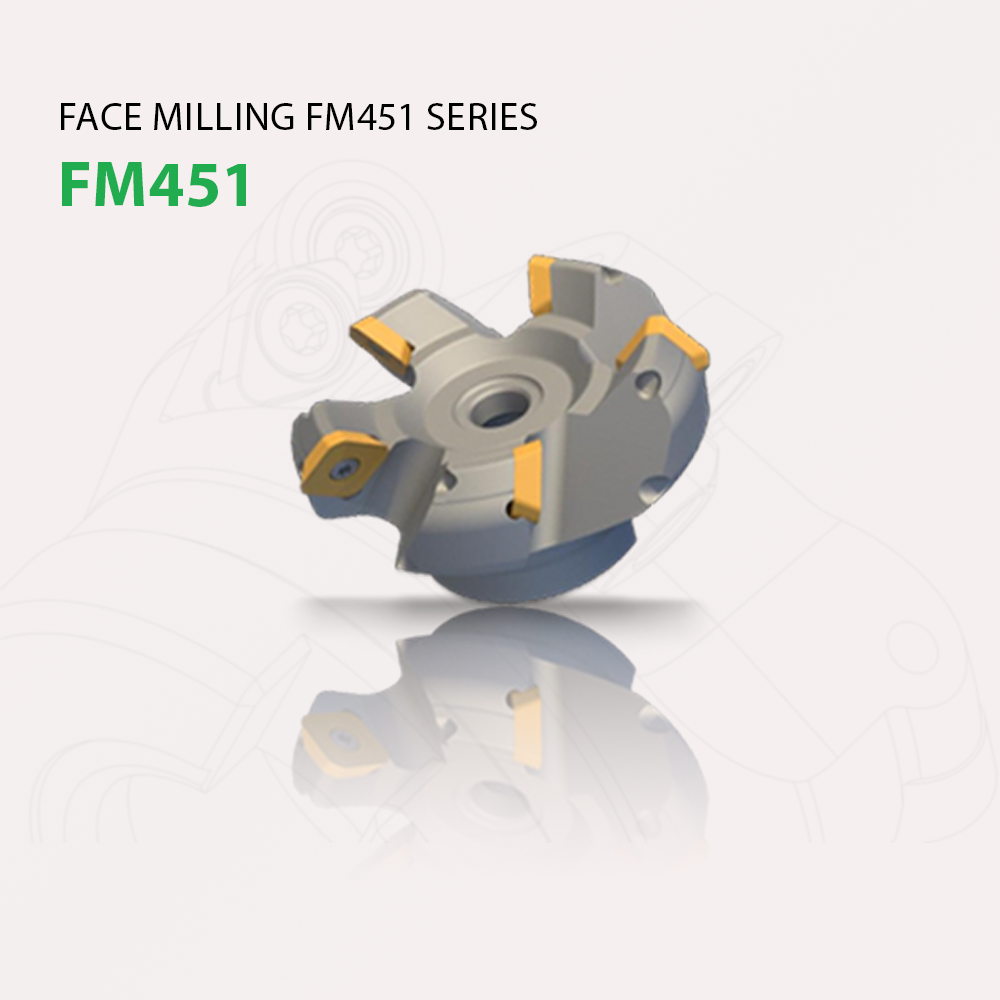
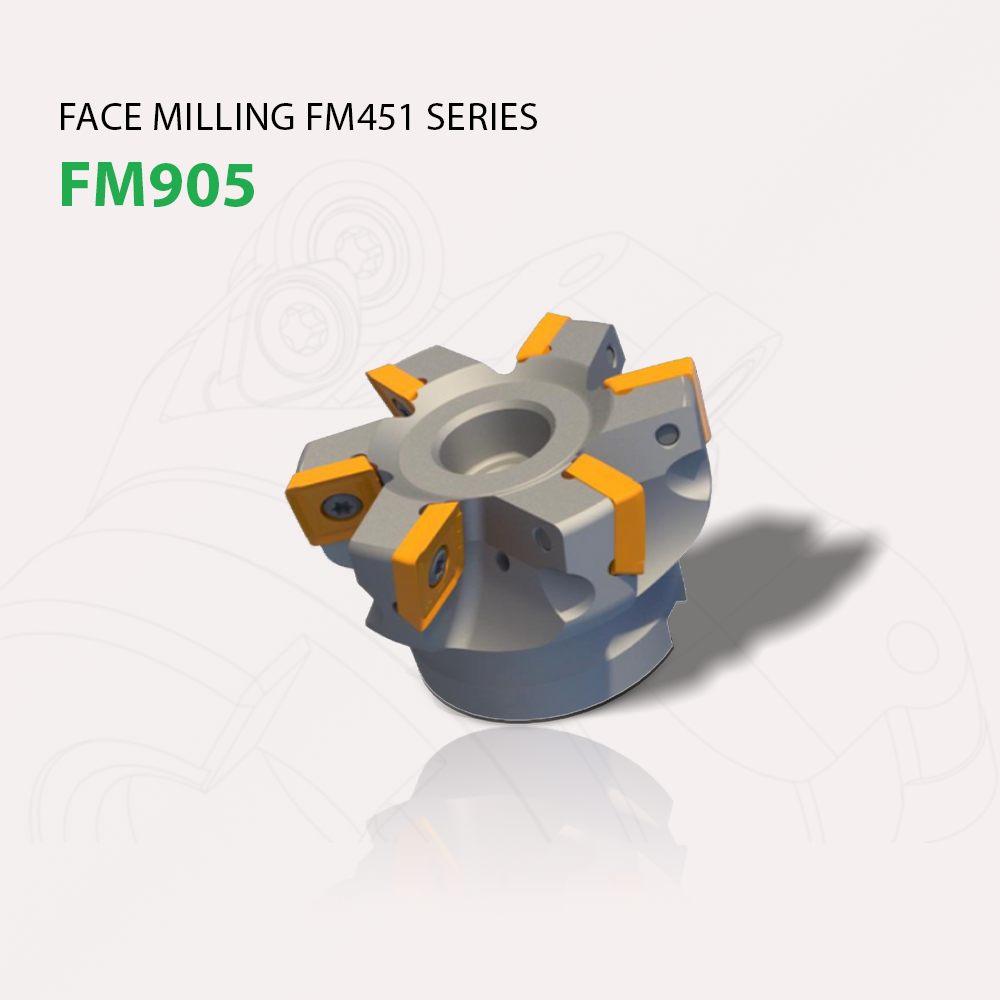
Layers edited between the first and the second (1000, 1000) image:
renamed "Color Fill 1" to "holder copy", moved it out of group "anh-thong-so-ky-thuat", painted on it over (284, 253, 892, 900)
renamed "FM451 copy 3" to "FM905", moved it out of group "holder-anh-san-pham", painted on it over (149, 163, 254, 207)
removed layer "holder fm451 copy" from group "holder-anh-san-pham" over (284, 253, 717, 900)
removed group "holder-anh-san-pham" (3 layers) from group "01-sekt12t3-fm451.seo" over (149, 163, 717, 900)